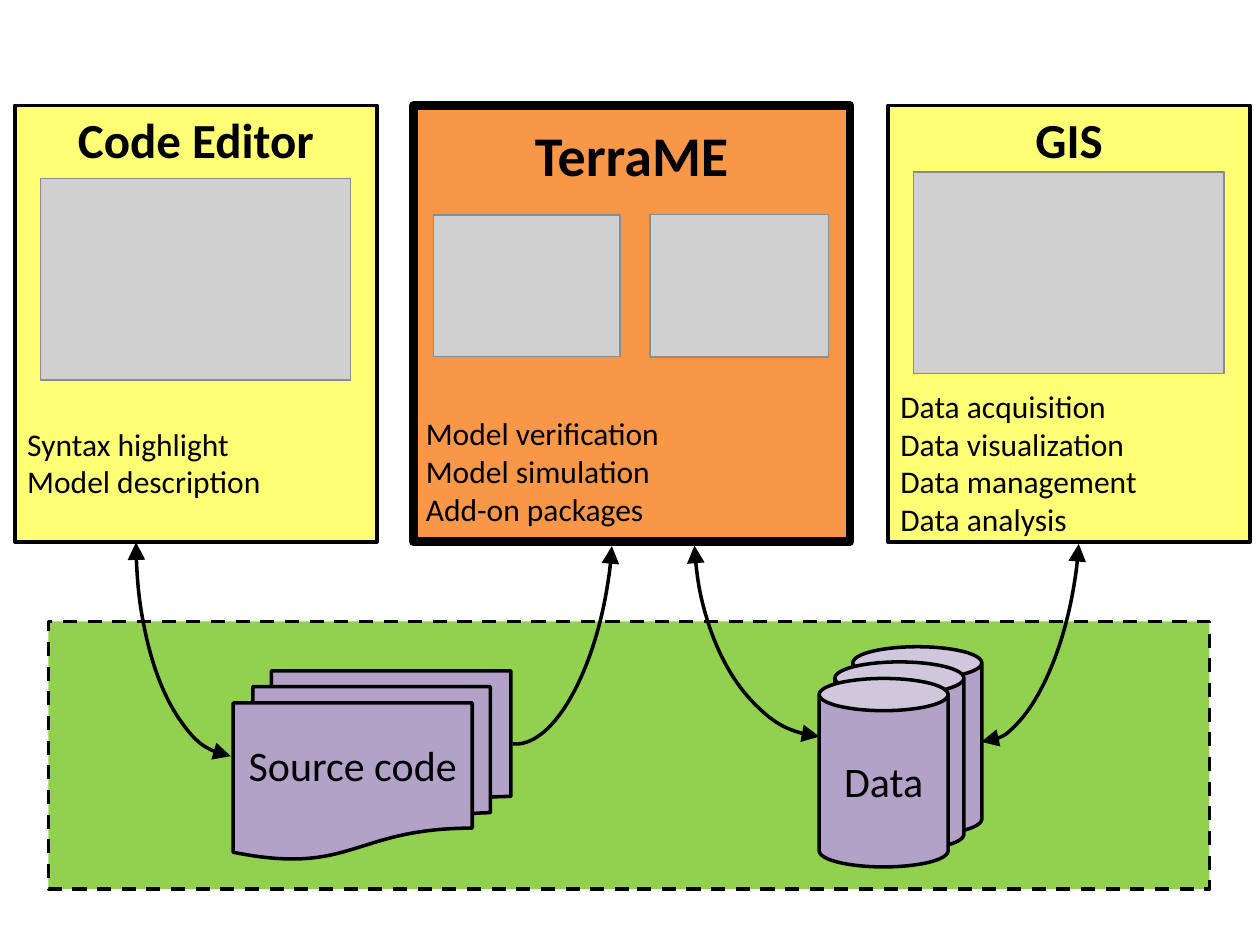
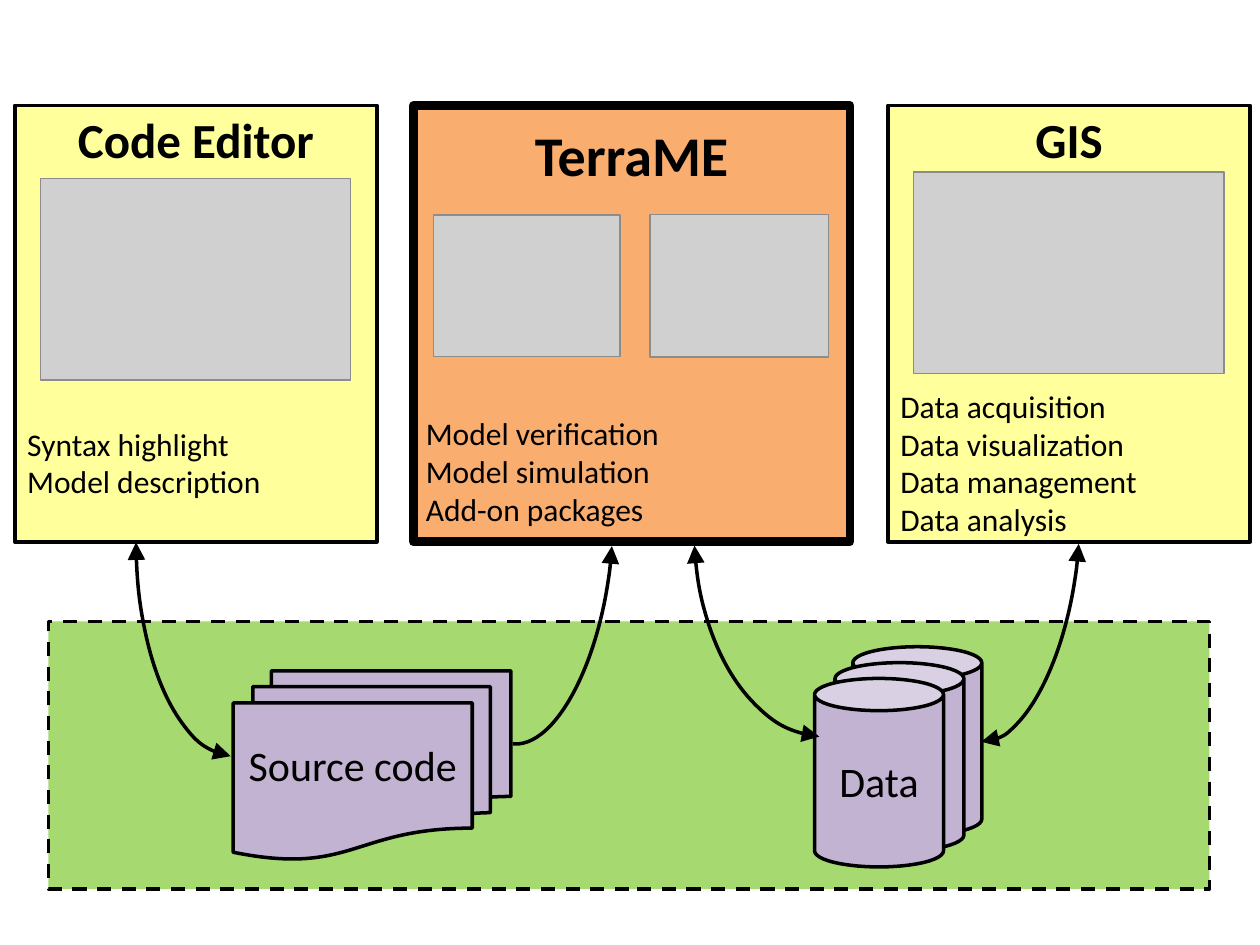
Before and after one commit to TerraME/docs-terrame, a slide deck: slide 1 of AnIntroductionToTerraME/framework/framework.pptx. Drawn at 1260x945 pixels with LibreOffice and Linux fonts; fonts in the diff are those of the drawing; grey boxes stand for pictures. Boxes give left, top, right and bottom in pixels: in the first picture for what was removed or moved away, otherwise in the second. Text is boxed around its words. In the diff, an @@ line names an element or a change of style, - is before the commit and + after.

```diff
--- a/AnIntroductionToTerraME/framework/framework.pptx
+++ b/AnIntroductionToTerraME/framework/framework.pptx
@@ rectangle "Code Editor" at <box>15,106,377,542</box>: fill #FFFF75 to #FFFF9B @@
@@ rectangle "TerraME" at <box>413,106,849,542</box>: fill #F79747 to #F9AD6F @@
@@ rectangle "GIS" at <box>888,106,1250,542</box>: fill #FFFF75 to #FFFF9B @@
@@ rectangle at <box>48,621,1208,890</box>: fill #92D050 to #A7D971 @@
@@ fill #B3A2C7 to #C1B3D1 in 4 elements at <box>233,670,510,859</box>, <box>853,646,982,835</box>, <box>835,663,964,852</box>, <box>815,678,944,867</box> @@
@@ cylinder "Data": place and size @@
-cylinder "Data" at <box>819,678,948,867</box>
+cylinder "Data" at <box>815,678,944,867</box>
```
Also in this commit, not shown: 1 other file.
